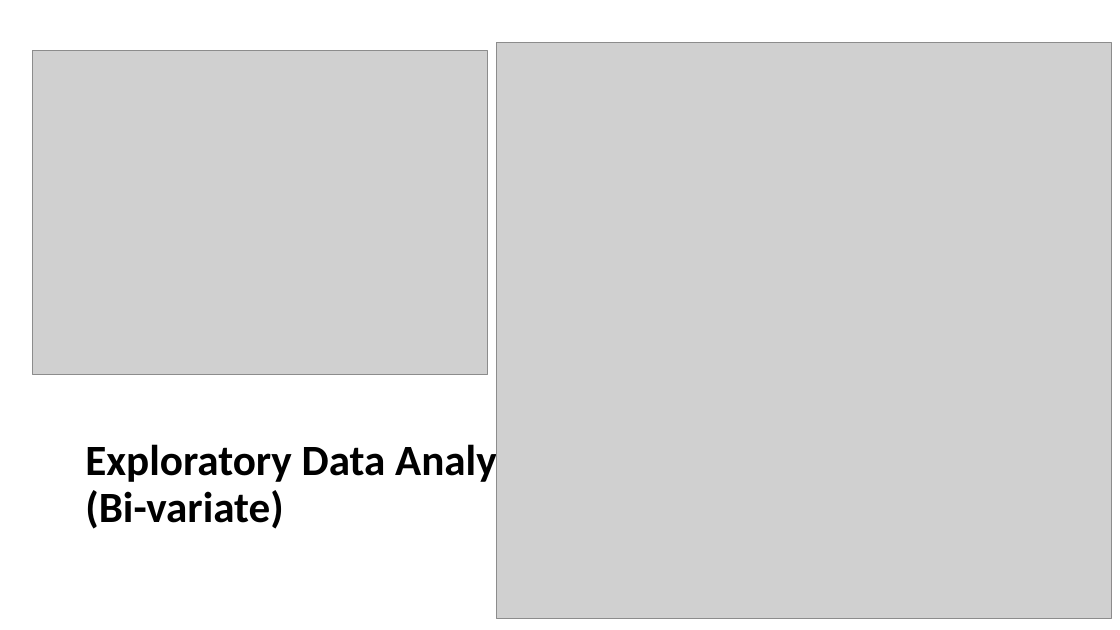
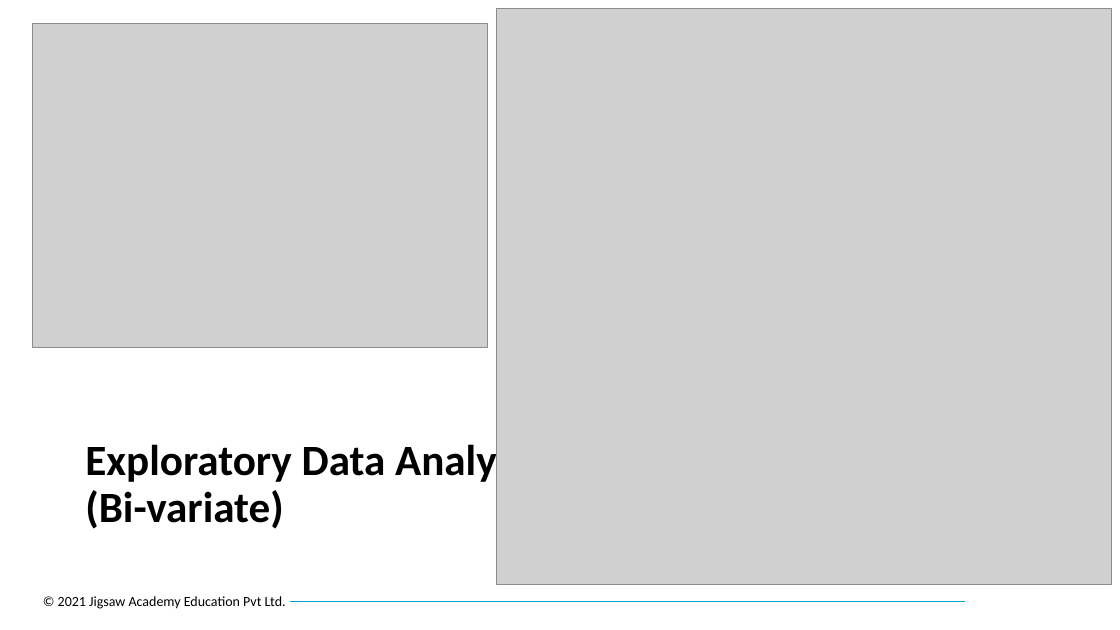
Before and after one commit to guttesuraj01/IPBA_Project_Group_A, a slide deck: slide 8 of John's Presentation + DB Scan.pptx (slide 7 before the commit). Drawn at 1120x630 pixels with LibreOffice and Linux fonts; fonts in the diff are those of the drawing; grey boxes stand for pictures; background and template pictures are left out. Boxes give left, top, right and bottom in pixels: in the first picture for what was removed or moved away, otherwise in the second. Text is boxed around its words. In the diff, an @@ line names an element or a change of style, - is before the commit and + after.

```diff
--- a/John's Presentation + DB Scan.pptx
+++ b/John's Presentation + DB Scan.pptx
@@ picture: place and size @@
-picture at box(33, 50, 488, 375)
+picture at box(33, 24, 488, 348)
@@ picture: place and size @@
-picture at box(497, 42, 1112, 618)
+picture at box(497, 8, 1112, 585)
@@ text added at box(58, 596, 286, 609), 12 pt, text #000000 @@
+© 2021 Jigsaw Academy Education Pvt Ltd.
@@ line added from (291, 602) to (965, 602), #00A0CC 0.5 pt @@
```
Also in this commit, not shown: 6 other slides changed, 3 slides added, 1 slide removed.
